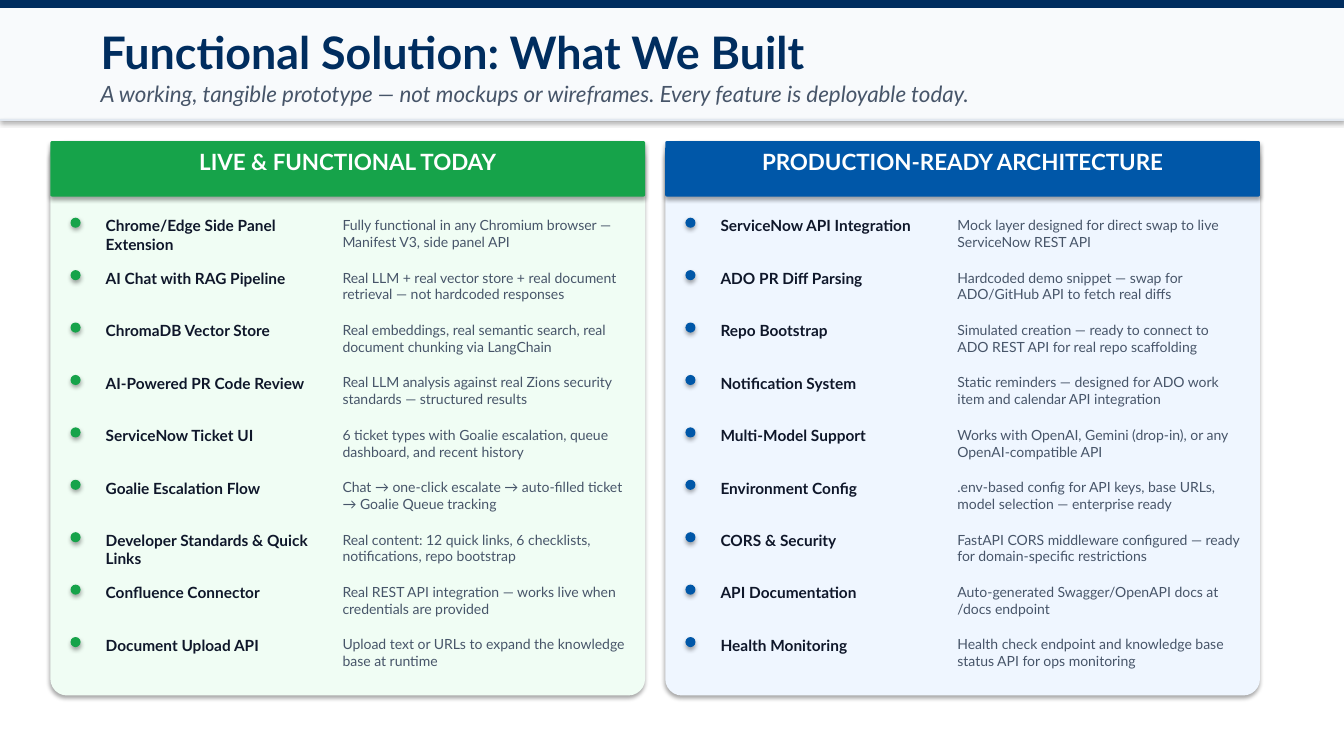
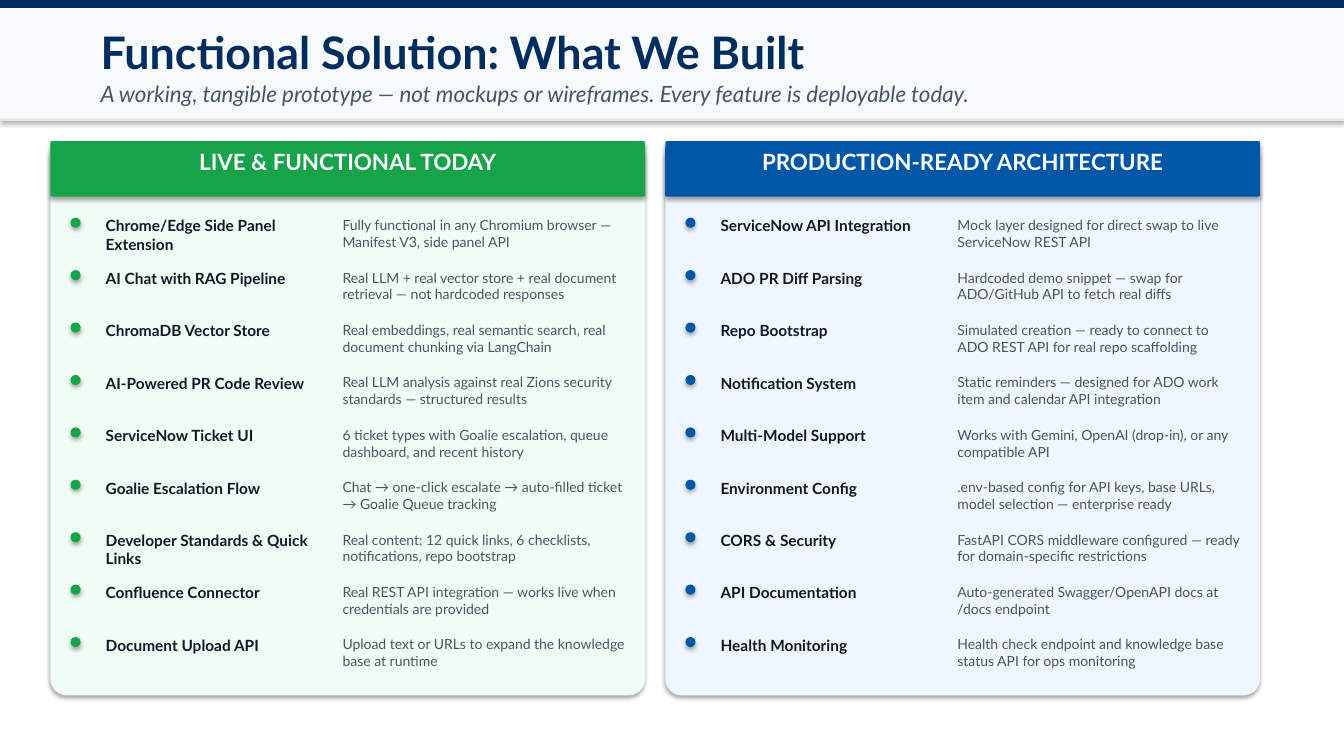
Before and after one commit to abhinavAkey/hackathon-abhinav-akey, a slide deck: slide 8 of Zions_DevKick_Hackathon_Presentation.pptx. Drawn at 1344x756 pixels with LibreOffice and Linux fonts; fonts in the diff are those of the drawing. Boxes give left, top, right and bottom in pixels: in the first picture for what was removed or moved away, otherwise in the second. Text is boxed around its words. In the diff, an @@ line names an element or a change of style, - is before the commit and + after.

```diff
--- a/Zions_DevKick_Hackathon_Presentation.pptx
+++ b/Zions_DevKick_Hackathon_Presentation.pptx
@@ text at box(957, 429, 1229, 460): text changed @@
-Works with OpenAI, Gemini (drop-in), or any OpenAI-compatible API
+Works with Gemini, OpenAI (drop-in), or any compatible API
```
Also in this commit, not shown: 7 other slides changed, 8 other files.
